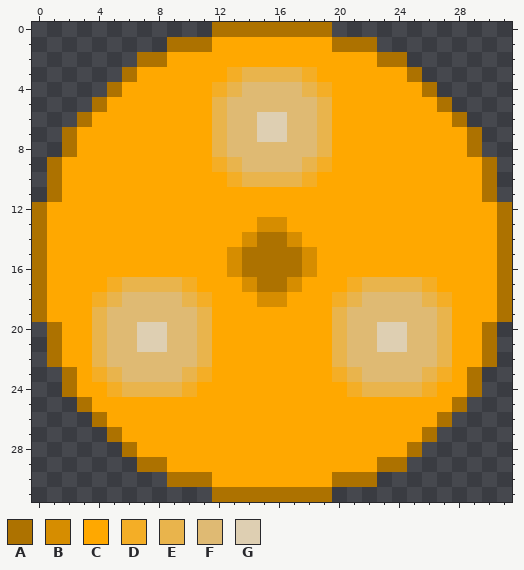
Pixel-art sprite -- TowerDefenseGuy.gmx/sprites/images/sprite0_0.png. This is how it looked before the edit.
The file is 32x32 pixels.
Palette (. is transparent): A #ad7200  B #d68d00  C #ffa800  D #f4ae26  E #e9b44c  F #dfba73  G #decfb2
Pixels before, first column x 0:
 0 ............AAAAAAAA............
 1 .........AAACCCCCCCCAAA.........
 2 .......AACCCCCCCCCCCCCCAA.......
 3 ......ACCCCCCDEEEEDCCCCCCA......
 4 .....ACCCCCCDEFFFFEDCCCCCCA.....
 5 ....ACCCCCCCEFFFFFFECCCCCCCA....
 6 ...ACCCCCCCCEFFGGFFECCCCCCCCA...
 7 ..ACCCCCCCCCEFFGGFFECCCCCCCCCA..
 8 ..ACCCCCCCCCEFFFFFFECCCCCCCCCA..
 9 .ACCCCCCCCCCDEFFFFEDCCCCCCCCCCA.
10 .ACCCCCCCCCCCDEEEEDCCCCCCCCCCCA.
11 .ACCCCCCCCCCCCCCCCCCCCCCCCCCCCA.
12 ACCCCCCCCCCCCCCCCCCCCCCCCCCCCCCA
13 ACCCCCCCCCCCCCCBBCCCCCCCCCCCCCCA
14 ACCCCCCCCCCCCCBAABCCCCCCCCCCCCCA
15 ACCCCCCCCCCCCBAAAABCCCCCCCCCCCCA
16 ACCCCCCCCCCCCBAAAABCCCCCCCCCCCCA
17 ACCCCDEEEEDCCCBAABCCCDEEEEDCCCCA
18 ACCCDEFFFFEDCCCBBCCCDEFFFFEDCCCA
19 ACCCEFFFFFFECCCCCCCCEFFFFFFECCCA
20 .ACCEFFGGFFECCCCCCCCEFFGGFFECCA.
21 .ACCEFFGGFFECCCCCCCCEFFGGFFECCA.
22 .ACCEFFFFFFECCCCCCCCEFFFFFFECCA.
23 ..ACDEFFFFEDCCCCCCCCDEFFFFEDCA..
24 ..ACCDEEEEDCCCCCCCCCCDEEEEDCCA..
25 ...ACCCCCCCCCCCCCCCCCCCCCCCCA...
26 ....ACCCCCCCCCCCCCCCCCCCCCCA....
27 .....ACCCCCCCCCCCCCCCCCCCCA.....
28 ......ACCCCCCCCCCCCCCCCCCA......
29 .......AACCCCCCCCCCCCCCAA.......
30 .........AAACCCCCCCCAAA.........
31 ............AAAAAAAA............
After the commit:
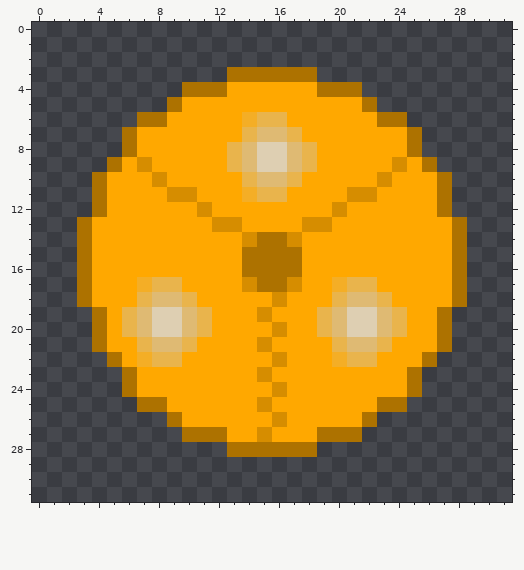
Change:
Changed rows in their new state; - is an unchanged pixel.
first column x 0:
 0 ------------........------------
 1 ---------..............---------
 2 -------..................-------
 3 ------.......AAAAAA.......------
 4 -----.....AAACCCCCCAAA.....-----
 5 ----.....A--CCCCCCCC--A.....----
 6 ---....AA---CCDEECCC---AA....---
 7 --....A-----CCEFFECC-----A....--
 8 --....A-----CE-GG-EC-----A....--
 9 -....A-B----C--GG--C----B-A....-
10 -...A---B----C-FF-C----B---A...-
11 -...A----BB---DEE----BB----A...-
12 ....A------B--------B------A....
13 ...A--------BB-CC-BB--------A...
14 ...A------------------------A...
15 ...A---------C----C---------A...
16 ...A---------C----C---------A...
17 ...A-CCD--C---------DE-CCCC-A...
18 ...ACCCE---C---C----EF-ECCCCA...
19 ....ACE-GG-----B---EFGG-ECCA....
20 -...ACEF-G------B--EFGGFECCA...-
21 -...ACCEF-EC---B-------ECCCA...-
22 -....ACDEECC----B---DEECCCA....-
23 --....ACCCCC---B----CCCCCA....--
24 --....ACCCC-----B----CCCCA....--
25 ---....AA------B-------AA....---
26 ----.....A------B-----A.....----
27 -----.....AAA--B---AAA.....-----
28 ------.......AAAAAA.......------
29 -------..................-------
30 ---------..............---------
31 ------------........------------
Changed places in both pictures, as pixel boxes (x1, y1, x2, y2):
changed: (32, 22, 512, 502)
